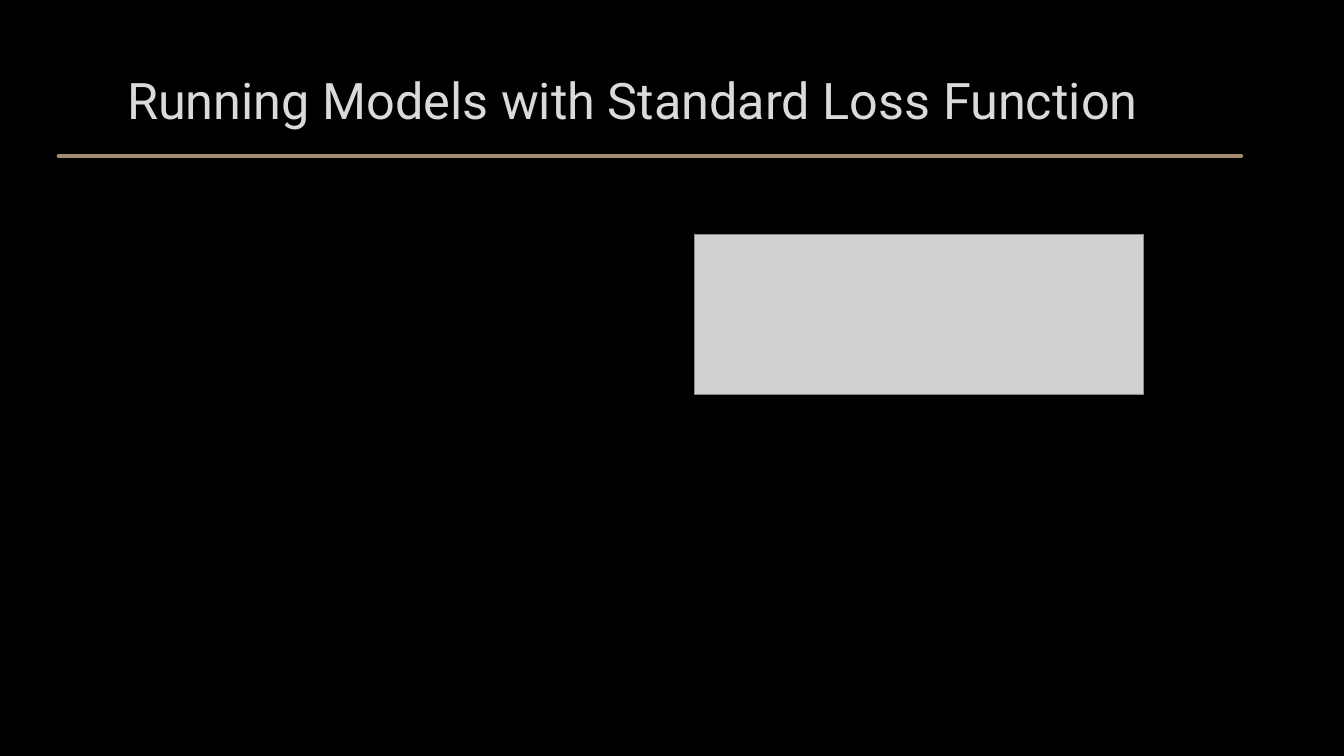
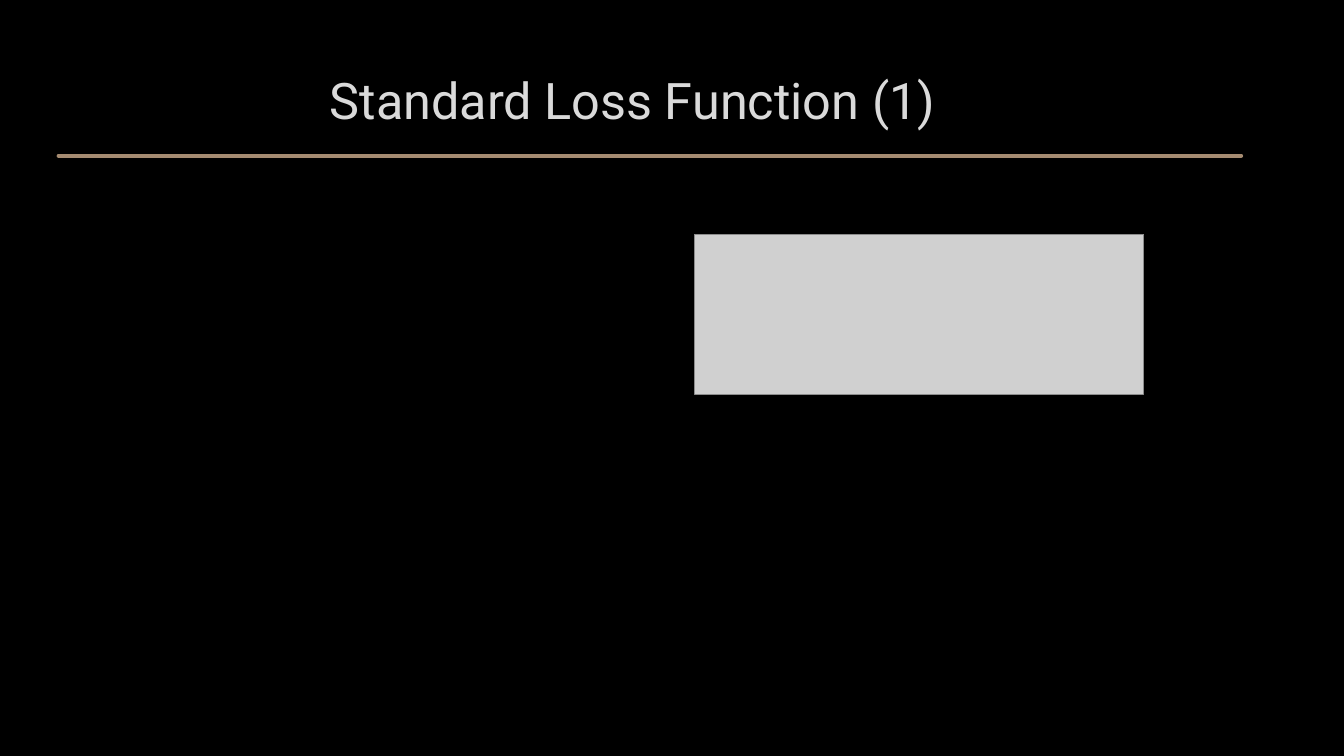
Before and after one commit to jh-206/Custom-Loss-FMDA, a slide deck: slide 16 of Presentations/class final slides.pptx (slide 13 before the commit). Drawn at 1344x756 pixels with LibreOffice and Linux fonts; fonts in the diff are those of the drawing; grey boxes stand for pictures; background and template pictures are left out. Boxes give left, top, right and bottom in pixels: in the first picture for what was removed or moved away, otherwise in the second. Text is boxed around its words. In the diff, an @@ line names an element or a change of style, - is before the commit and + after.

```diff
--- a/Presentations/class final slides.pptx
+++ b/Presentations/class final slides.pptx
@@ title at bbox=[330, 79, 935, 131]: text changed @@
-Running Models with Standard Loss Function
+Standard Loss Function (1)
```
Also in this commit, not shown: 1 other slide changed, 4 slides added.
